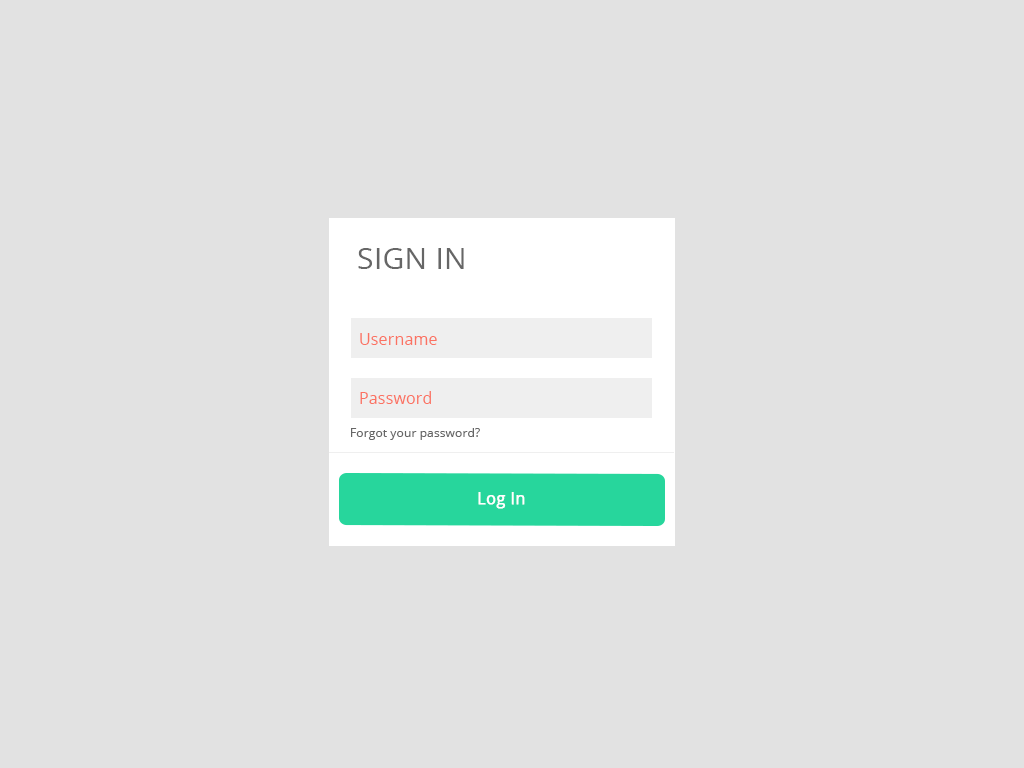
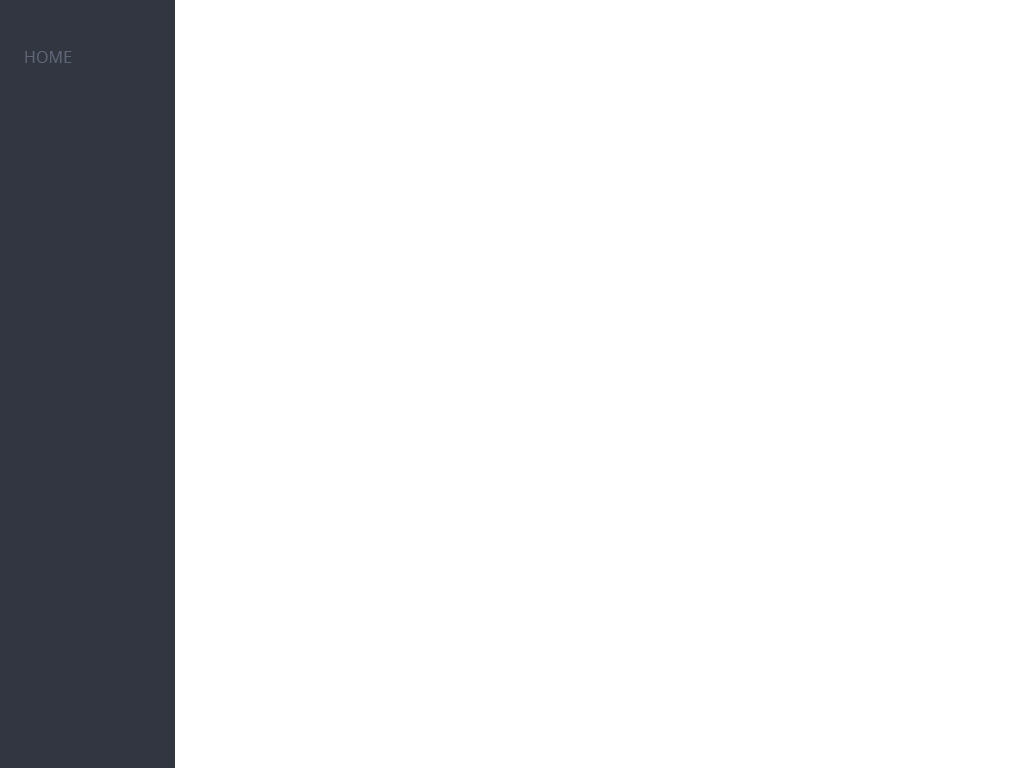
Before/after of a 1024×768 layered artwork. What changed in the layer stack:
added group "Dashboard" with 3 layers above "Login" over (0, 0, 1024, 768)
added layer "HOME" in group "Dashboard" over (25, 51, 72, 63)
added layer "Rectángulo 3" in group "Dashboard" over (0, 0, 175, 768)
added layer "Capa 1" in group "Dashboard" over (0, 0, 1024, 768)
renamed "Grupo 1" to "Login", hid the group it (12 layers) over (0, 0, 1024, 768)
